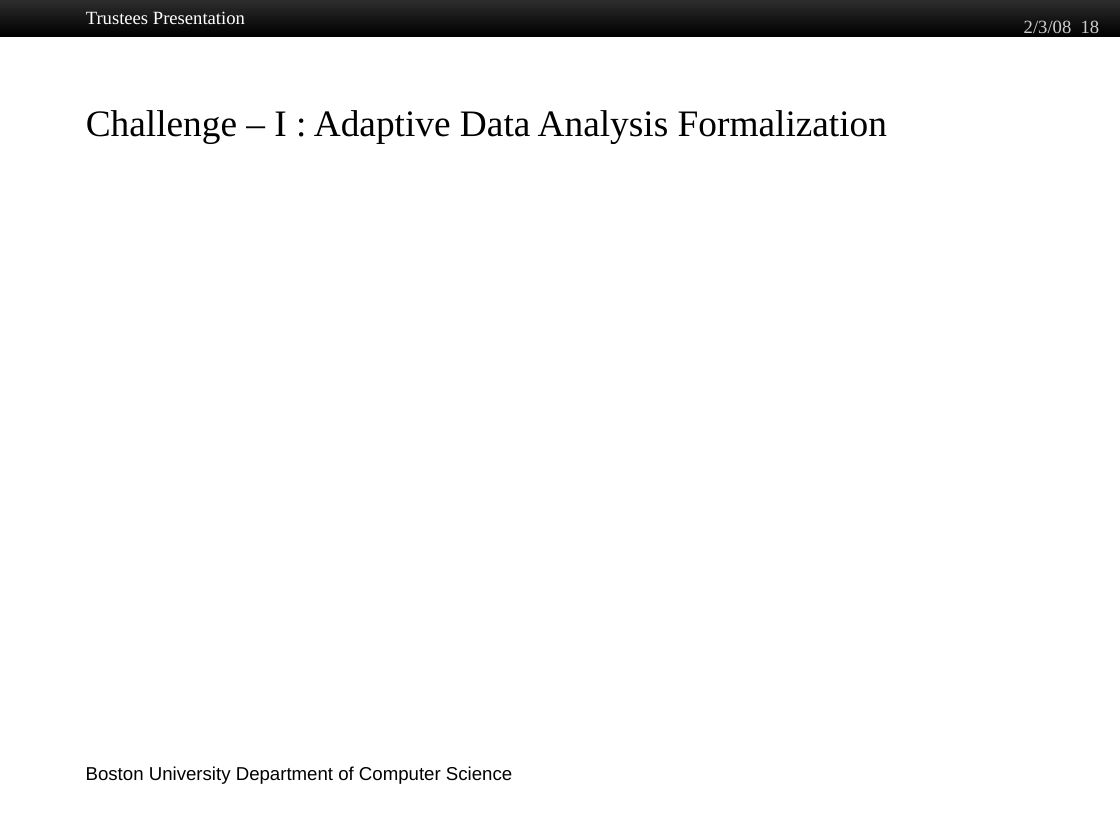
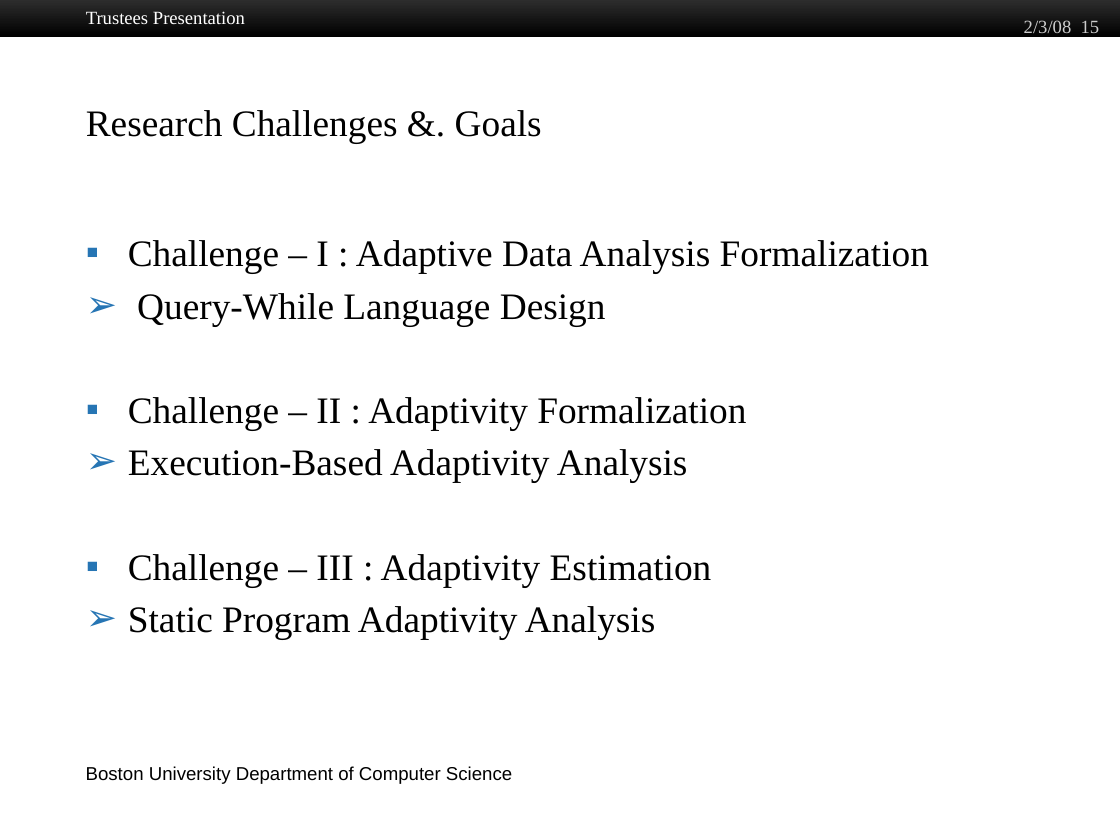
Before and after one commit to jiawenliu/PhD, a slide deck: slide 15 of CS/Prospectus/Slides/Jiawen Liu.pptx (slide 18 before the commit). Drawn at 1120x840 pixels with LibreOffice and Linux fonts; fonts in the diff are those of the drawing; background and template pictures are left out. Boxes give left, top, right and bottom in pixels: in the first picture for what was removed or moved away, otherwise in the second. Text is boxed around its words. In the diff, an @@ line names an element or a change of style, - is before the commit and + after.

```diff
--- a/CS/Prospectus/Slides/Jiawen Liu.pptx
+++ b/CS/Prospectus/Slides/Jiawen Liu.pptx
@@ text at bbox=[1024, 20, 1100, 38]: text changed @@
-2/3/08 18
+2/3/08 15
@@ title at bbox=[86, 110, 542, 143]: text changed @@
-Challenge – I : Adaptive Data Analysis Formalization
+Research Challenges &. Goals
@@ text added at bbox=[128, 240, 929, 639], 24 pt, text #000000 @@
+▪ Challenge – I : Adaptive Data Analysis Formalization
+➢ Query-While Language Design
+▪ Challenge – II : Adaptivity Formalization
+➢ Execution-Based Adaptivity Analysis
+▪ Challenge – III : Adaptivity Estimation
+➢ Static Program Adaptivity Analysis
```
Also in this commit, not shown: 17 other slides changed, 24 slides added, 4 slides removed, 37 other files.
